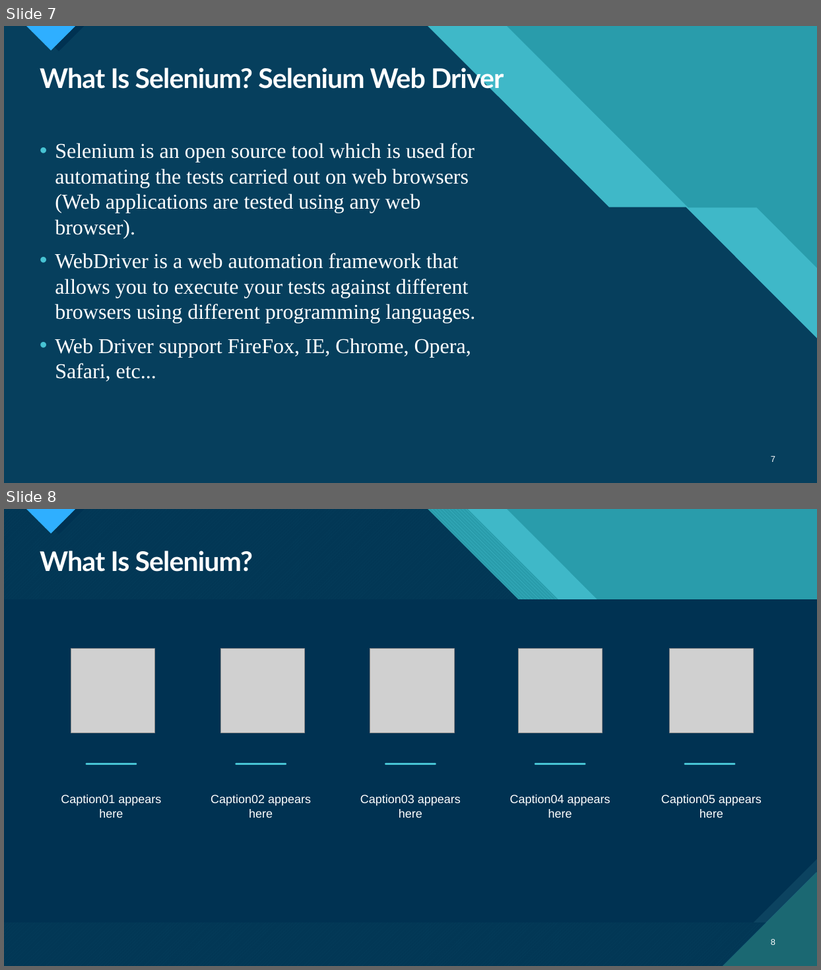
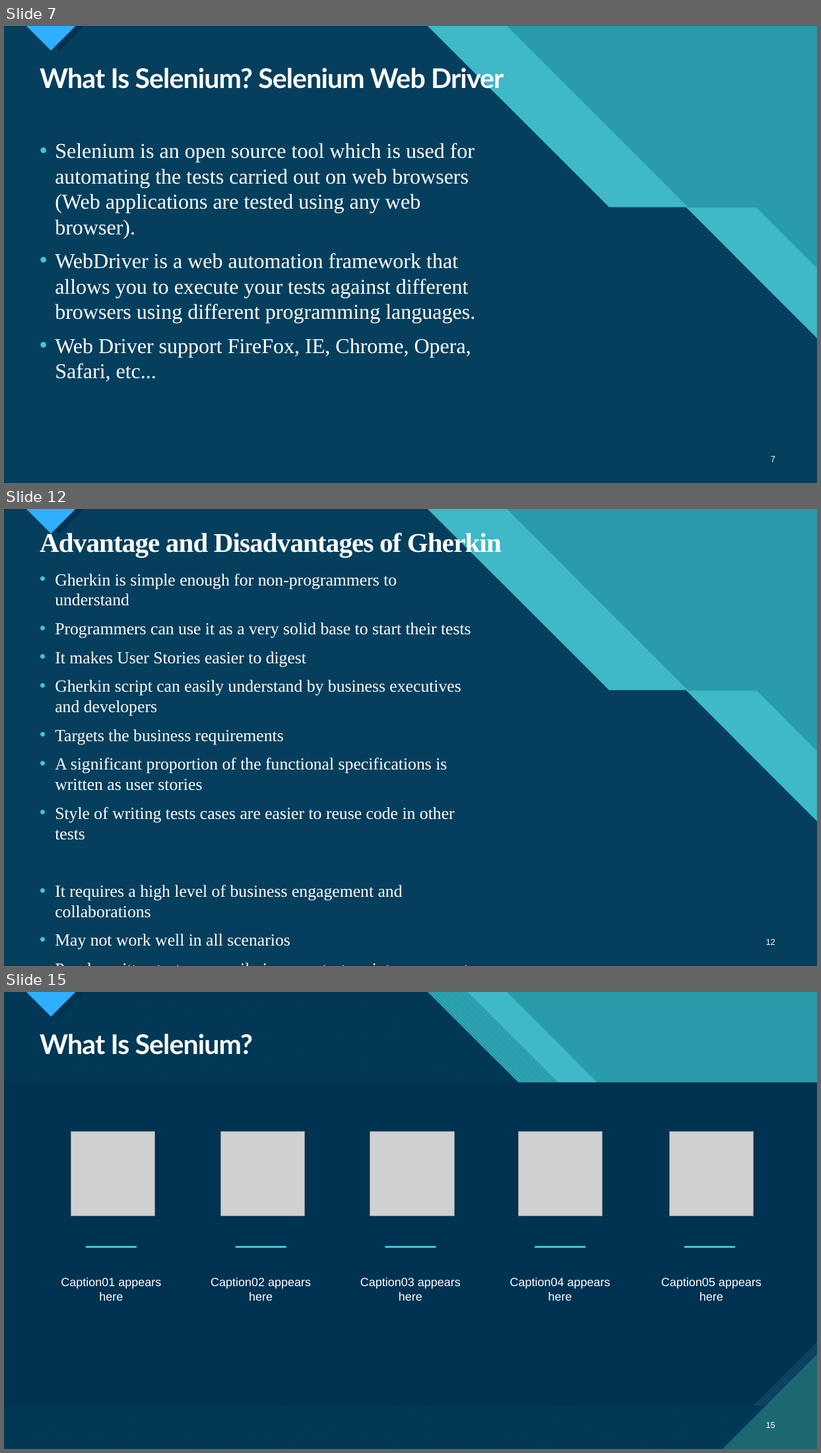
Before and after one commit to ngohungphuc/Presentation, a slide deck: Selenium/Specflow/Web Automation Test with Specflow.pptx. Shown one above the other, each under a label of ours: slides 7 and 8 before the commit, slides 7, 12 and 15 after it; the slides between them are not shown. The pictures are 821x970 and 821x1453 pixels, drawn with LibreOffice and Linux fonts; fonts in the diff are those of the drawing; grey boxes stand for pictures. Boxes give left, top, right and bottom in pixels: in the first picture for what was removed or moved away, otherwise in the second. Text is boxed around its words. In the diff, an @@ line names an element or a change of style, - is before the commit and + after.

```diff
--- a/Selenium/Specflow/Web Automation Test with Specflow.pptx
+++ b/Selenium/Specflow/Web Automation Test with Specflow.pptx
@@ slide 12 added at (4, 509, 817, 966), background #47C3D3; not listed: 14 template elements that a slide beside it also shows @@
@@ title added at (40, 531, 502, 557), 32 pt, text #FFFFFF, bold @@
+Advantage and Disadvantages of Gherkin
@@ text added at (55, 574, 471, 950), 20 pt, text #FFFFFF @@
+• Gherkin is simple enough for non-programmers to understand
+• Programmers can use it as a very solid base to start their tests
+• It makes User Stories easier to digest
+• Gherkin script can easily understand by business executives and developers
+• Targets the business requirements
+• A significant proportion of the functional specifications is written as user stories
+• Style of writing tests cases are easier to reuse code in other tests
+• It requires a high level of business engagement and collaborations
+• May not work well in all scenarios
+• Poorly written tests can easily increase test-maintenance cost
@@ page number added at (766, 939, 776, 945), 10 pt, text #FFFFFF @@
+12
@@ what was slide 8 is now slide 15 @@
@@ page number at (766, 1422, 776, 1428): text changed @@
-8
+15
```
Also in this commit, not shown: 1 slide changed, 6 other slides added.
